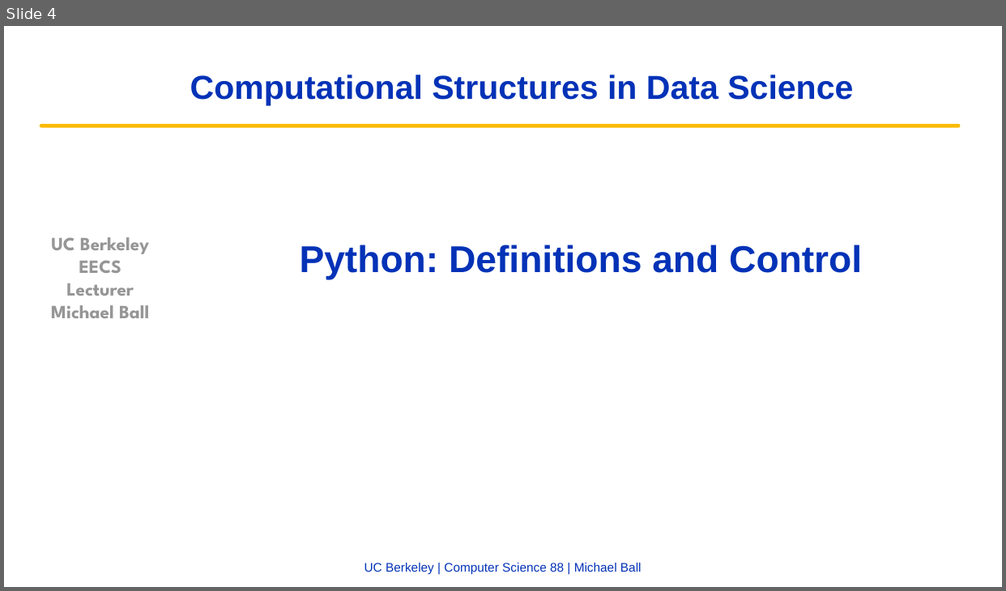
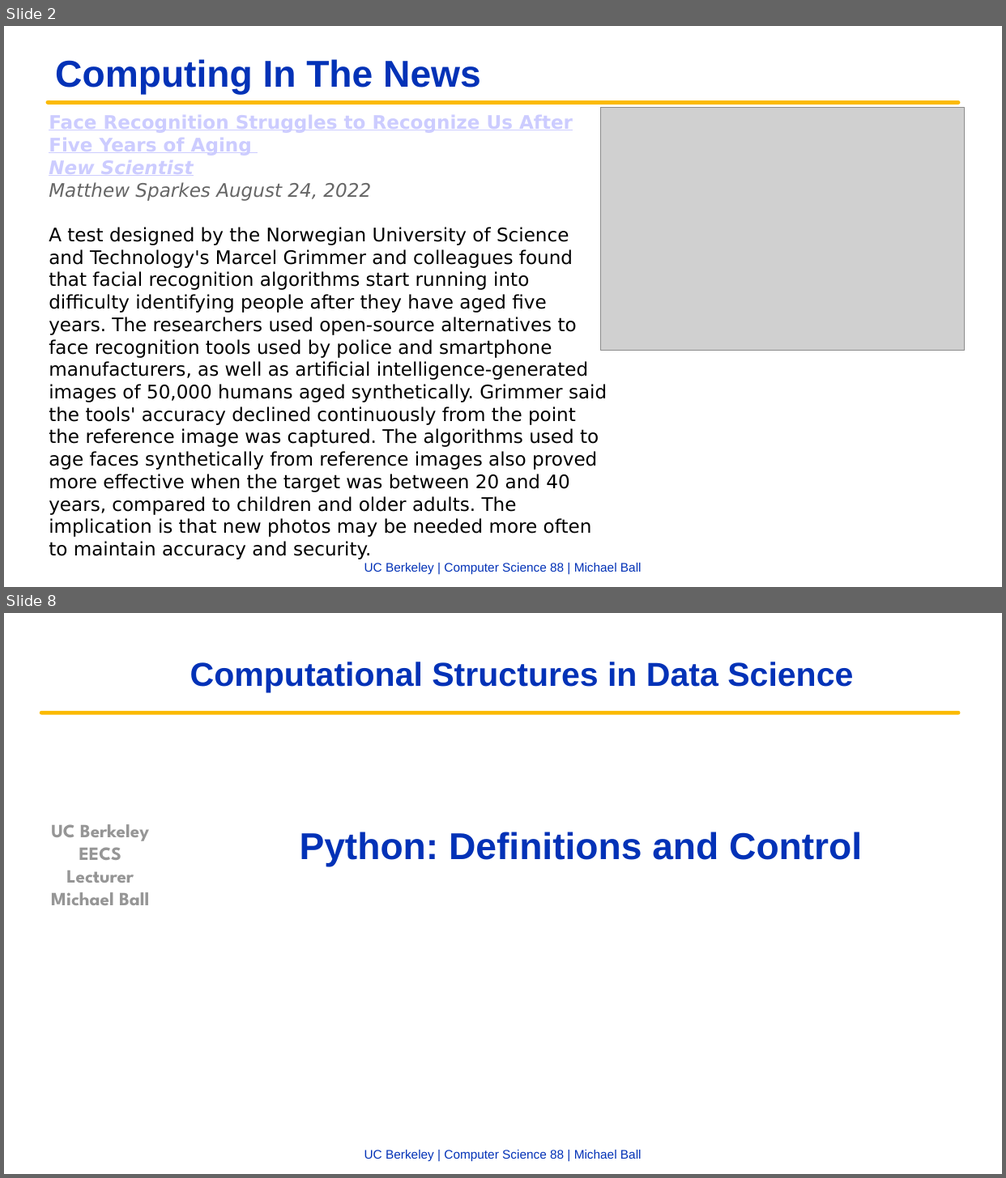
Before and after one commit to cs88-website/fa22, a slide deck: assets/slides/fa22/03-Loops.pptx. Shown one above the other, each under a label of ours: slide 4 before the commit, slides 2 and 8 after it; the slides between them are not shown. The pictures are 1006x591 and 1006x1178 pixels, drawn with LibreOffice and Linux fonts; fonts in the diff are those of the drawing; grey boxes stand for pictures; background and template pictures are left out. Boxes give left, top, right and bottom in pixels: in the first picture for what was removed or moved away, otherwise in the second. Text is boxed around its words. In the diff, an @@ line names an element or a change of style, - is before the commit and + after.

```diff
--- a/assets/slides/fa22/03-Loops.pptx
+++ b/assets/slides/fa22/03-Loops.pptx
@@ slide 2 added at bbox=[4, 26, 1002, 587], background #FFFFFF; not listed: 1 template element that a slide beside it also shows @@
@@ title added at bbox=[55, 59, 481, 94], 36 pt, text #0332B7, bold @@
+Computing In The News
@@ freeform shape added at bbox=[48, 102, 958, 102], outline #FBBA03 3.75 pt @@
@@ text added at bbox=[49, 115, 607, 560], 18 pt, text #000000 @@
+Face Recognition Struggles to Recognize Us After Five Years of Aging
+New Scientist
+Matthew Sparkes August 24, 2022
+A test designed by the Norwegian University of Science and Technology's Marcel Grimmer and colleagues found that facial recognition algorithms start running into difficulty identifying people after they have aged five years. The researchers used open-source alternatives to face recognition tools used by police and smartphone manufacturers, as well as artificial intelligence-generated images of 50,000 humans aged synthetically. Grimmer said the tools' accuracy declined continuously from the point the reference image was captured. The algorithms used to age faces synthetically from reference images also proved more effective when the target was between 20 and 40 years, compared to children and older adults. The implication is that new photos may be needed more often to maintain accuracy and security.
@@ picture added at bbox=[601, 108, 965, 350] @@
@@ what was slide 4 is now slide 8 @@
```
Also in this commit, not shown: 10 slides changed, 5 other slides added, 3 slides removed, 4 other files.
